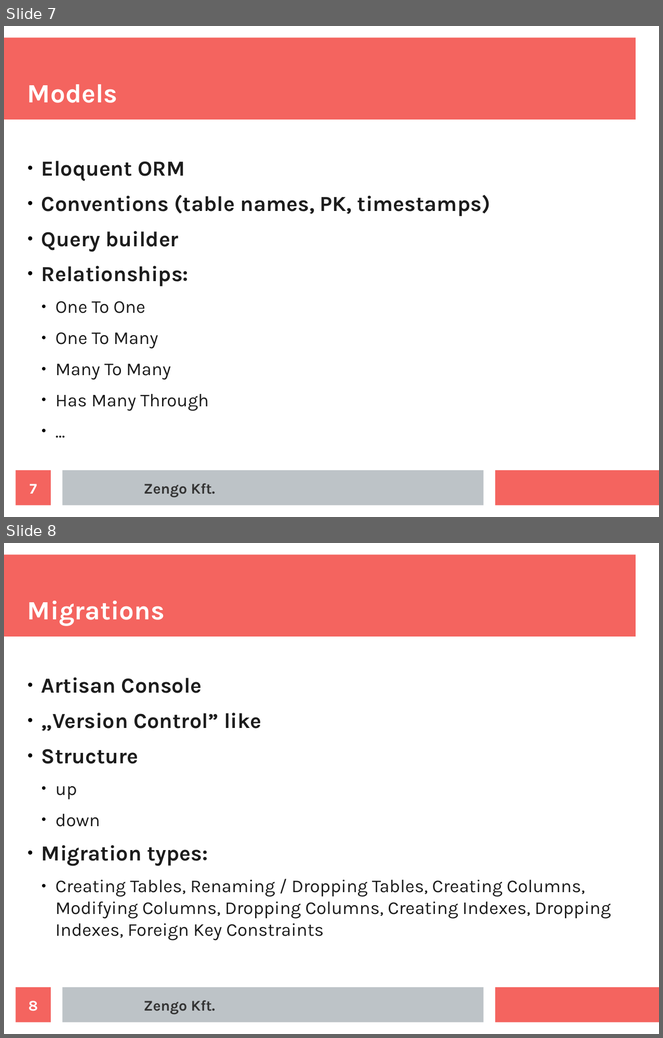
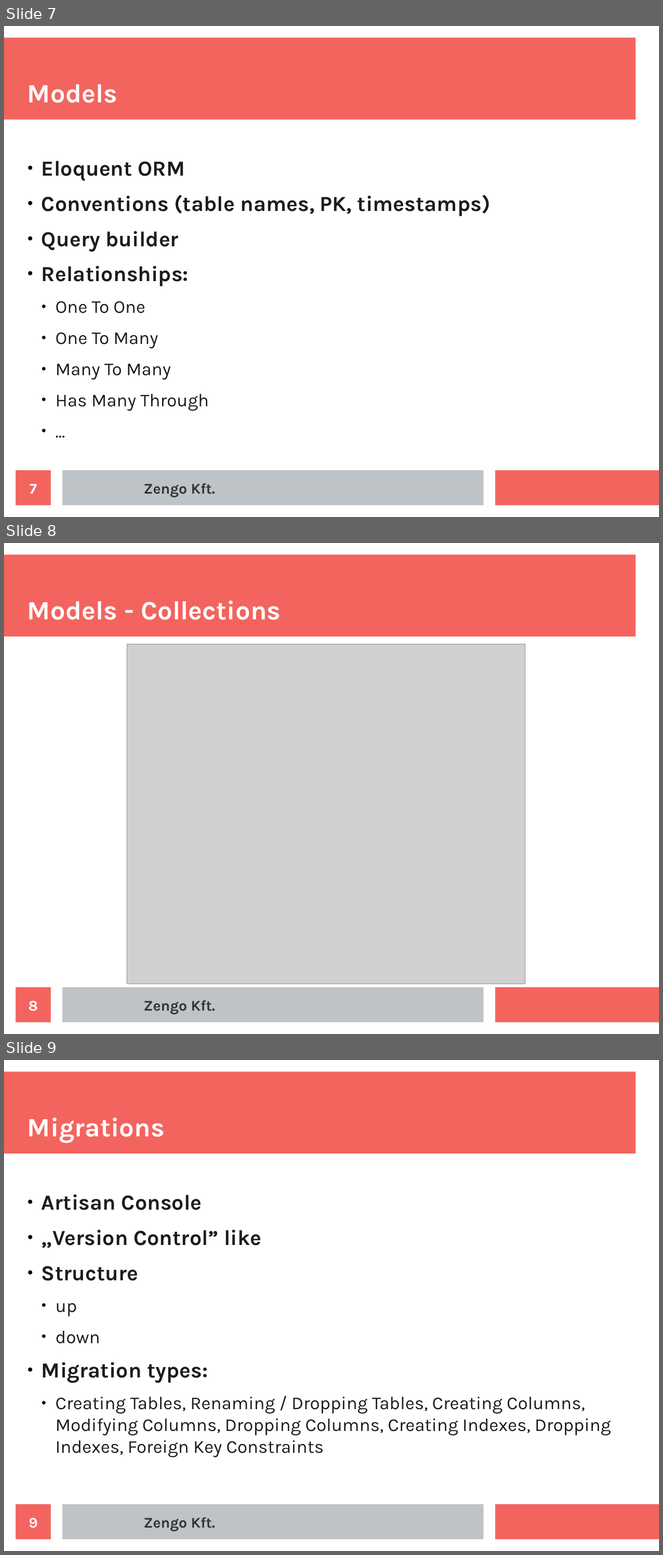
Before and after one commit to wboyz/laravel-basics, a slide deck: Laravel-for-beginners.odp. Shown one above the other, each under a label of ours: slides 7 and 8 before the commit, slides 7, 8 and 9 after it. The pictures are 663x1038 and 663x1555 pixels, drawn with LibreOffice and Linux fonts; fonts in the diff are those of the drawing; grey boxes stand for pictures. Boxes give left, top, right and bottom in pixels: in the first picture for what was removed or moved away, otherwise in the second. Text is boxed around its words. In the diff, an @@ line names an element or a change of style, - is before the commit and + after.

```diff
--- a/Laravel-for-beginners.odp
+++ b/Laravel-for-beginners.odp
@@ slide 8 added at (x1=4, y1=543, x2=659, y2=1034), background #FFFFFF; not listed: 3 template elements that a slide beside it also shows @@
@@ title added at (x1=27, y1=601, x2=281, y2=620), 32 pt, text #FFFFFF, bold @@
+Models - Collections
@@ picture added at (x1=127, y1=644, x2=510, y2=971) @@
@@ picture added at (x1=127, y1=644, x2=526, y2=984) @@
@@ page number added at (x1=16, y1=988, x2=51, y2=1023), fill #F4645F, 18 pt, text #FFFFFF, bold @@
+8
@@ text added at (x1=144, y1=1001, x2=216, y2=1015), 18 pt, text #333333, bold @@
+Zengo Kft.
@@ what was slide 8 is now slide 9 @@
@@ page number at (x1=29, y1=1518, x2=38, y2=1529): text changed @@
-8
+9
```
Also in this commit, not shown: 2 slides changed, 1 other slide added.
